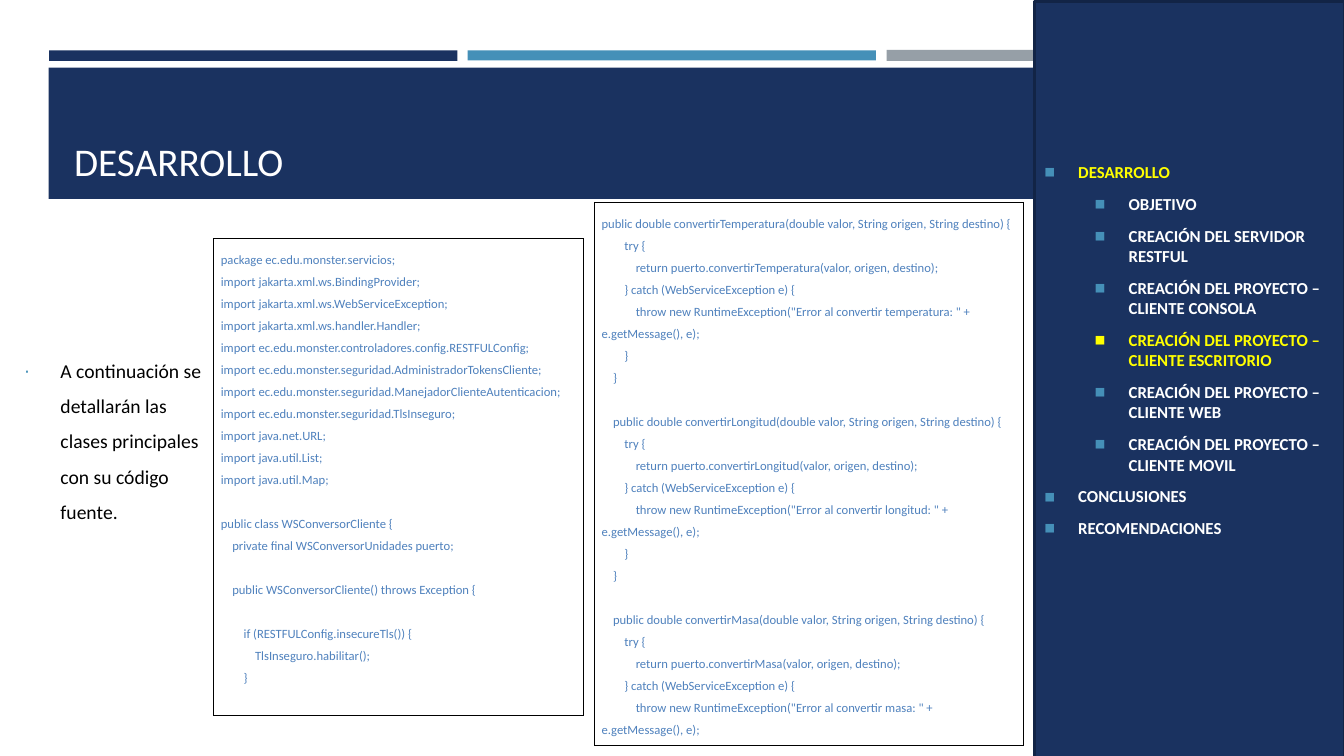
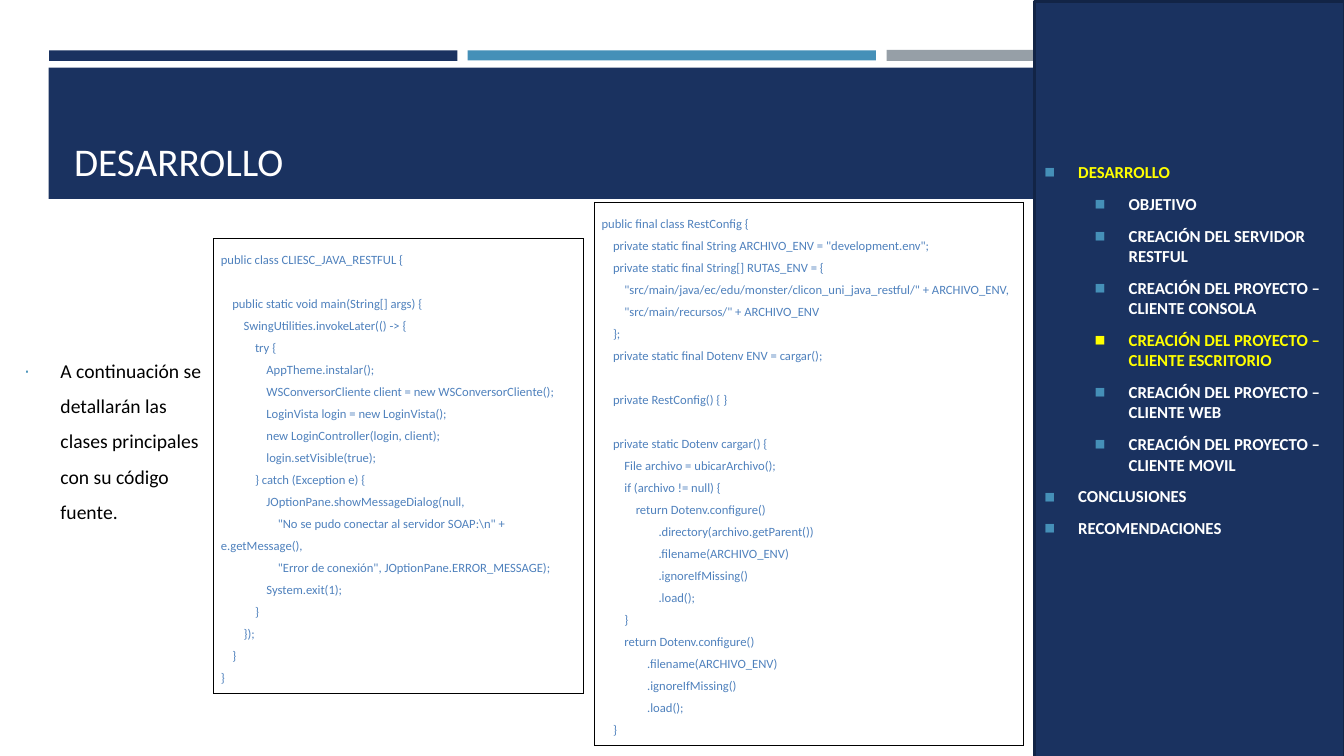
Before and after one commit to MateoMedranda/SoftwareArchitecture_Monster, a slide deck: slide 34 of TI.1.3. PAO202651_RESTFUL_JAVA_SINBDD_NRC36884_GR07/05. DOCUMENTACION/PRESENTACION TI.1.3. RESTFUL sin BDD en JAVA GR7.pptx. Drawn at 1344x756 pixels with LibreOffice and Linux fonts; fonts in the diff are those of the drawing. Boxes give left, top, right and bottom in pixels: in the first picture for what was removed or moved away, otherwise in the second. Text is boxed around its words. In the diff, an @@ line names an element or a change of style, - is before the commit and + after.

Commit message:
doc: presentación actualizada con cliente de escritorio

```diff
--- a/TI.1.3. PAO202651_RESTFUL_JAVA_SINBDD_NRC36884_GR07/05. DOCUMENTACION/PRESENTACION TI.1.3. RESTFUL sin BDD en JAVA GR7.pptx
+++ b/TI.1.3. PAO202651_RESTFUL_JAVA_SINBDD_NRC36884_GR07/05. DOCUMENTACION/PRESENTACION TI.1.3. RESTFUL sin BDD en JAVA GR7.pptx
@@ table at <box>595,203,1023,737</box> @@
@@ row 1, column 1: "public double convertirTemperatura(double valor, String origen, String destino) { / try { / return puerto.convertirTemperatura(valor, origen, destino); / } catch (WebServiceException e) { / throw new RuntimeException("Error al convertir temperatura: " + e.getMessage(), e); / } / } / public double convertirLongitud(double valor, String origen, String destino) { / try { / return puerto.convertirLongitud(valor, origen, destino); / } catch (WebServiceException e) { / throw new RuntimeException("Error al convertir longitud: " + e.getMessage(), e); / } / } / public double convertirMasa(double valor, String origen, String destino) { / try { / return puerto.convertirMasa(valor, origen, destino); / } catch (WebServiceException e) { / throw new RuntimeException("Error al convertir masa: " + e.getMessage(), e);" to "public final class RestConfig { / private static final String ARCHIVO_ENV = "development.env"; / private static final String[] RUTAS_ENV = { / "src/main/java/ec/edu/monster/clicon_uni_java_restful/" + ARCHIVO_ENV, / "src/main/recursos/" + ARCHIVO_ENV / }; / private static final Dotenv ENV = cargar(); / private RestConfig() { } / private static Dotenv cargar() { / File archivo = ubicarArchivo(); / if (archivo != null) { / return Dotenv.configure() / .directory(archivo.getParent()) / .filename(ARCHIVO_ENV) / .ignoreIfMissing() / .load(); / } / return Dotenv.configure() / .filename(ARCHIVO_ENV) / .ignoreIfMissing() / .load(); / }" @@
@@ table at <box>214,239,583,687</box> @@
@@ row 1, column 1: "package ec.edu.monster.servicios; / import jakarta.xml.ws.BindingProvider; / import jakarta.xml.ws.WebServiceException; / import jakarta.xml.ws.handler.Handler; / import ec.edu.monster.controladores.config.RESTFULConfig; / import ec.edu.monster.seguridad.AdministradorTokensCliente; / import ec.edu.monster.seguridad.ManejadorClienteAutenticacion; / import ec.edu.monster.seguridad.TlsInseguro; / import java.net.URL; / import java.util.List; / import java.util.Map; / public class WSConversorCliente { / private final WSConversorUnidades puerto; / public WSConversorCliente() throws Exception { / if (RESTFULConfig.insecureTls()) { / TlsInseguro.habilitar(); / }" to "public class CLIESC_JAVA_RESTFUL { / public static void main(String[] args) { / SwingUtilities.invokeLater(() -> { / try { / AppTheme.instalar(); / WSConversorCliente client = new WSConversorCliente(); / LoginVista login = new LoginVista(); / new LoginController(login, client); / login.setVisible(true); / } catch (Exception e) { / JOptionPane.showMessageDialog(null, / "No se pudo conectar al servidor SOAP:\n" + e.getMessage(), / "Error de conexión", JOptionPane.ERROR_MESSAGE); / System.exit(1); / } / }); / } / }" @@
```
Also in this commit, not shown: 3 other slides changed, 1 other file.
